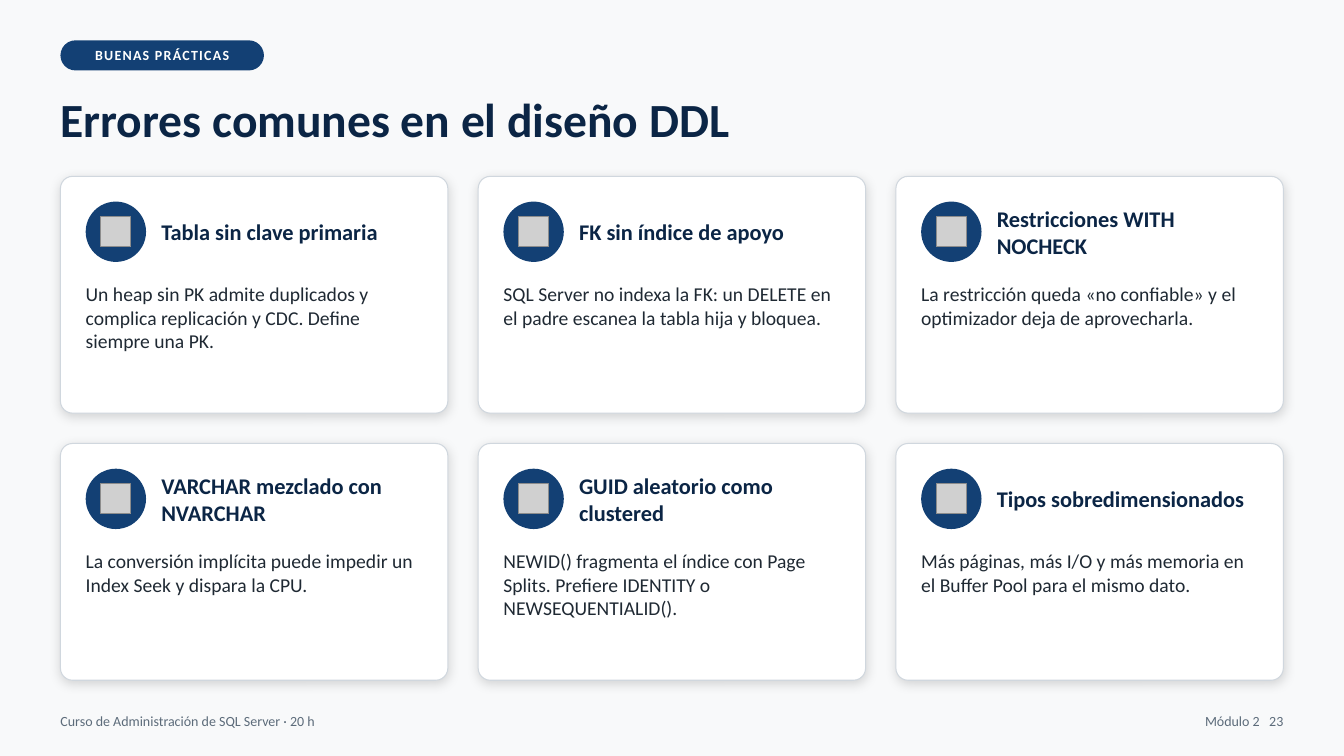
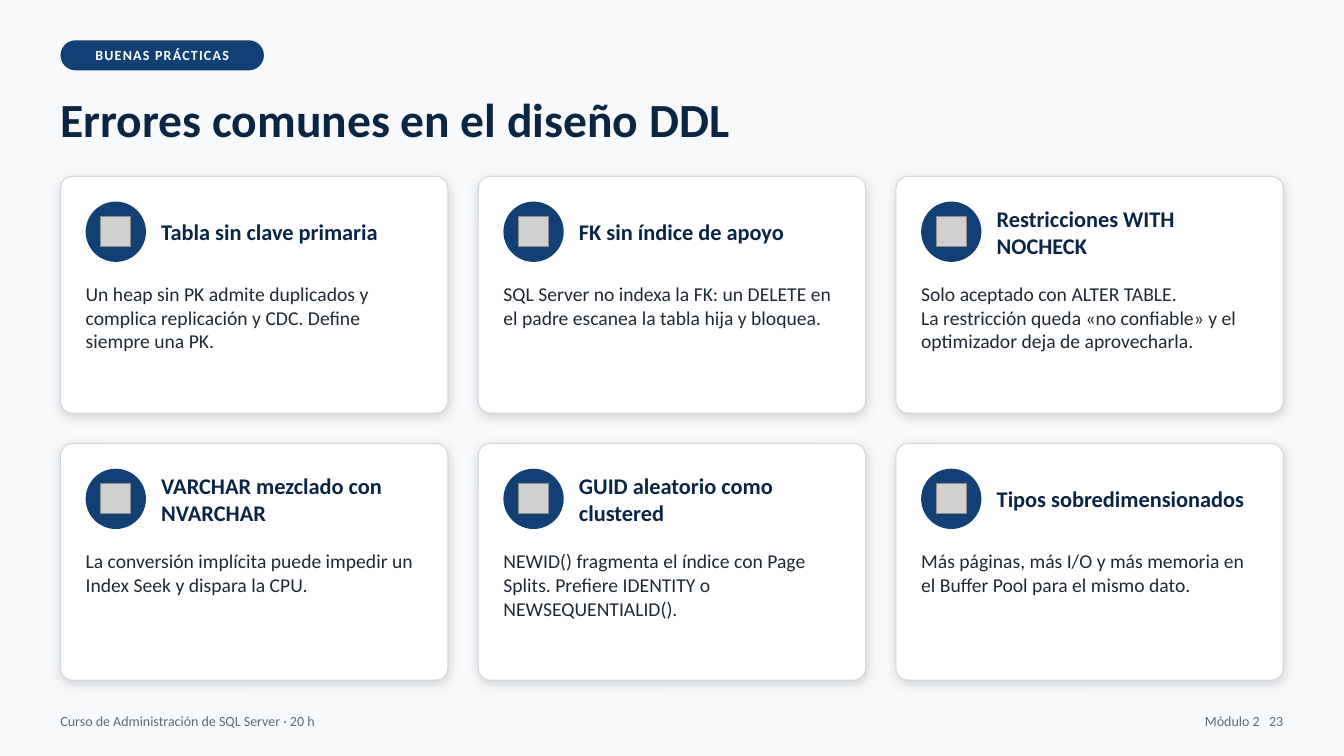
Before and after one commit to masalinas/training-sqlserver, a slide deck: slide 23 of curso_sql_server_dba_20h.pptx. Drawn at 1344x756 pixels with LibreOffice and Linux fonts; fonts in the diff are those of the drawing; grey boxes stand for pictures. Boxes give left, top, right and bottom in pixels: in the first picture for what was removed or moved away, otherwise in the second. Text is boxed around its words. In the diff, an @@ line names an element or a change of style, - is before the commit and + after.

```diff
--- a/curso_sql_server_dba_20h.pptx
+++ b/curso_sql_server_dba_20h.pptx
@@ text at (921,287,1236,352): text changed @@
-La restricción queda «no confiable» y el optimizador deja de aprovecharla.
+Solo aceptado con ALTER TABLE.
+La restricción queda «no confiable» y el optimizador deja de aprovecharla.
```
Also in this commit, not shown: 2 other slides changed, 3 other files.
